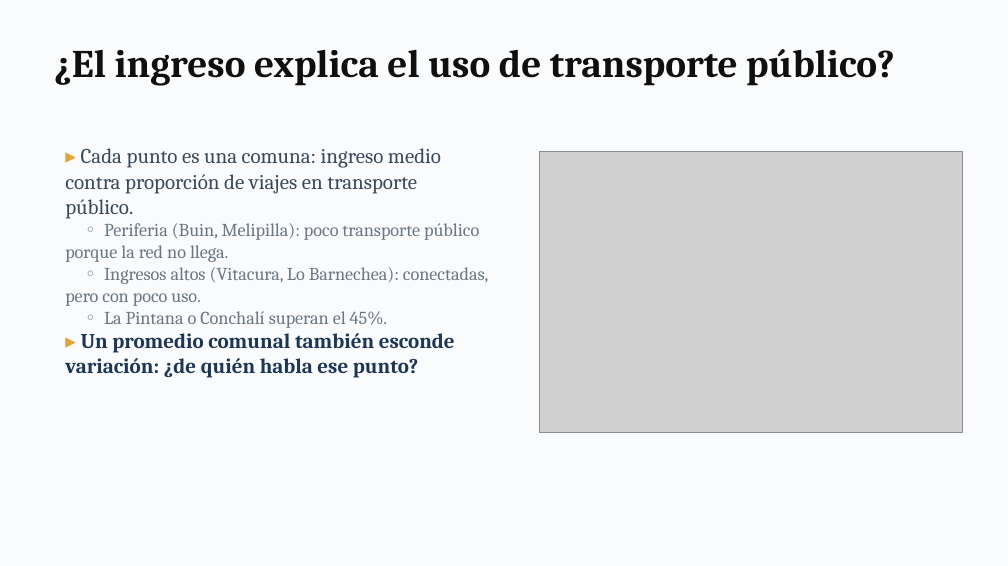
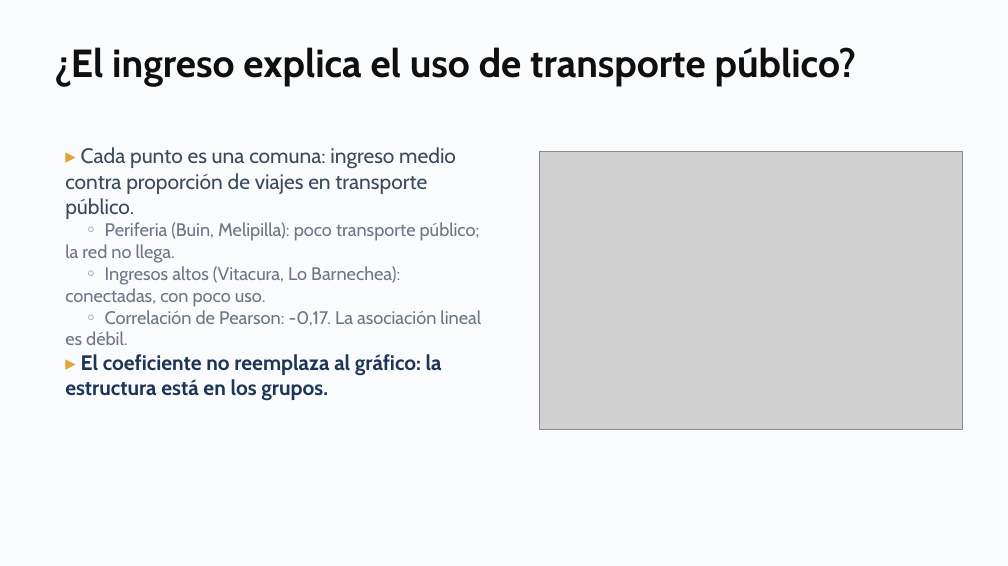
Before and after one commit to daniopitz/cienciadatos, a slide deck: slide 22 of presentaciones/clase02_pandas_eda.pptx (slide 21 before the commit). Drawn at 1008x566 pixels with LibreOffice and Linux fonts; fonts in the diff are those of the drawing; grey boxes stand for pictures. Boxes give left, top, right and bottom in pixels: in the first picture for what was removed or moved away, otherwise in the second. Text is boxed around its words. In the diff, an @@ line names an element or a change of style, - is before the commit and + after.

```diff
--- a/presentaciones/clase02_pandas_eda.pptx
+++ b/presentaciones/clase02_pandas_eda.pptx
@@ text "¿El ingreso explica el uso ..." at box(54, 47, 857, 87): font Cambria to Cabin @@
@@ text at box(65, 147, 456, 219): font Cambria to Cabin in "▸ Cada punto es una comuna: ingreso ..." @@
@@ text at box(65, 222, 481, 400): text changed; font Cambria to Cabin @@
-◦ Periferia (Buin, Melipilla): poco transporte público porque la red no llega.
-◦ Ingresos altos (Vitacura, Lo Barnechea): conectadas, pero con poco uso.
-◦ La Pintana o Conchalí superan el 45%.
-▸ Un promedio comunal también esconde variación: ¿de quién habla ese punto?
+◦ Periferia (Buin, Melipilla): poco transporte público; la red no llega.
+◦ Ingresos altos (Vitacura, Lo Barnechea): conectadas, con poco uso.
+◦ Correlación de Pearson: -0,17. La asociación lineal es débil.
+▸ El coeficiente no reemplaza al gráfico: la estructura está en los grupos.
```
Also in this commit, not shown: 22 other slides changed, 3 slides added, 1 slide removed, 3 other files.
